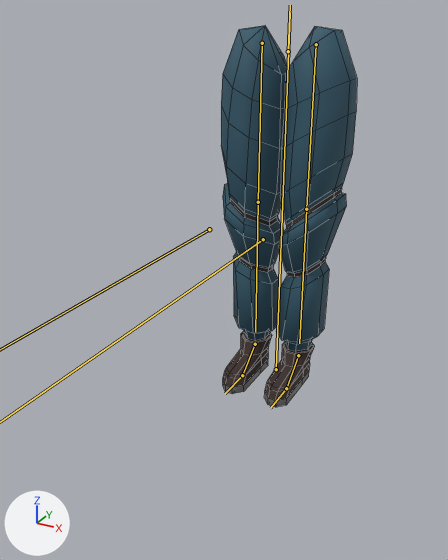
What one commit did to the FBX model A3DPIE/Assets/Assets/Meshes/Characters/BodyParts/LegsBaggy1.fbx.
Before and after are seen from a 50 mm camera at (0.735, -1.711, 1.152) aimed at (-0.005, -0.365, 0.479). The axes (+X, +Y, +Z) are drawn at lower left. The lights are the same throughout. The bones that bend it are drawn over the model as lines. Mesh edges are drawn as thin lines.

The first picture shows 'LegsBaggy1'.
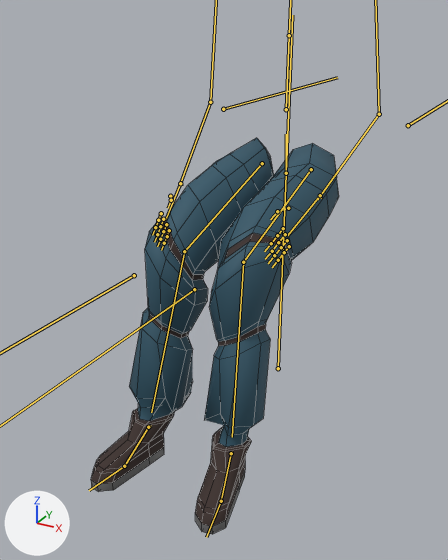
The newer file adds an action. The first version stands in its rest pose; the second is drawn at frame 1 of the action 'Armature|Sit1'.

Location of each change, (x1, y1, x2, y2) in pixels of the pictures (448 x 560 px):
'LegsBaggy1', posed (82% wider)
    before: (221, 26, 357, 407)
    after: (91, 138, 339, 534)
bone 'root', root to tip
    before: (276, 369) to (290, 12)
    after: (278, 368) to (292, 15)
bone 'spine1', root to tip
    before: (288, 51) to (290, 5)
    after: (286, 173) to (286, 134)
bone 'leg1.L', root to tip
    before: (316, 44) to (306, 209)
    after: (311, 169) to (243, 262)
bone 'leg2.L', root to tip
    before: (306, 209) to (299, 343)
    after: (243, 262) to (232, 437)
bone 'leg1.R', root to tip
    before: (262, 43) to (258, 202)
    after: (262, 163) to (184, 251)
bone 'leg2.R', root to tip
    before: (258, 202) to (255, 332)
    after: (184, 251) to (151, 412)
bone 'heelIK.L', root to tip
    before: (298, 355) to (300, 354)
    after: (231, 453) to (232, 451)
bone 'heelIK.R', root to tip
    before: (255, 344) to (256, 342)
    after: (148, 427) to (151, 425)

The change, as a list of edits to the scene's bpy script:
```text
Change bone_root:
    where bone_root = bpy.data.objects['Armature'].pose.bones['root']
    bone_root.location: (0.0, 0.0, 0.0) -> (0.0, -0.007, -0.019)
Change bone_spine1:
    where bone_spine1 = bpy.data.objects['Armature'].pose.bones['spine1']  # child of 'root'
    bone_spine1.location: (0.0, 0.0, 0.0) -> (0.0, -0.343, 0.0)
    bone_spine1.rotation_quaternion: (1.0, 0.0, 0.0, 0.0) -> (0.999, 0.052, 0.0, 0.0)  # degrees (0, 0, 0) -> degrees (6, 0, 0)
Change bone_leg1_l:
    where bone_leg1_l = bpy.data.objects['Armature'].pose.bones['leg1.L']  # child of 'spine1'
    bone_leg1_l.rotation_quaternion: (1.0, 0.0, 0.0, 0.0) -> (0.776, -0.023, 0.023, 0.63)  # degrees (0, 0, 0) -> degrees (0, 4, 78)
Change bone_leg2_l:
    where bone_leg2_l = bpy.data.objects['Armature'].pose.bones['leg2.L']  # child of 'leg1.L'
    bone_leg2_l.rotation_quaternion: (1.0, 0.0, 0.0, 0.0) -> (0.871, 0.0, 0.0, -0.491)  # degrees (0, 0, 0) -> degrees (0, 0, -59)
Change bone_leg1_r:
    where bone_leg1_r = bpy.data.objects['Armature'].pose.bones['leg1.R']  # child of 'spine1'
    bone_leg1_r.rotation_quaternion: (1.0, 0.0, 0.0, 0.0) -> (0.779, -0.041, -0.039, -0.625)  # degrees (0, 0, 0) -> degrees (-1, -6, -77)
Change bone_leg2_r:
    where bone_leg2_r = bpy.data.objects['Armature'].pose.bones['leg2.R']  # child of 'leg1.R'
    bone_leg2_r.rotation_quaternion: (1.0, 0.0, 0.0, 0.0) -> (0.881, 0.0, 0.0, 0.473)  # degrees (0, 0, 0) -> degrees (0, 0, 56)
Change bone_heelik_l:
    where bone_heelik_l = bpy.data.objects['Armature'].pose.bones['heelIK.L']  # child of 'root'
    bone_heelik_l.location: (0.0, 0.0, 0.0) -> (0.0, -0.563, -0.034)
    bone_heelik_l.rotation_quaternion: (1.0, 0.0, 0.0, 0.0) -> (0.994, 0.111, 0.0, 0.0)  # degrees (0, 0, 0) -> degrees (13, 0, 0)
Change bone_heelik_r:
    where bone_heelik_r = bpy.data.objects['Armature'].pose.bones['heelIK.R']  # child of 'root'
    bone_heelik_r.location: (0.0, 0.0, 0.0) -> (0.0, -0.576, -0.06)
    bone_heelik_r.rotation_quaternion: (1.0, 0.0, 0.0, 0.0) -> (0.995, 0.1, 0.0, 0.0)  # degrees (0, 0, 0) -> degrees (11, 0, 0)
```
